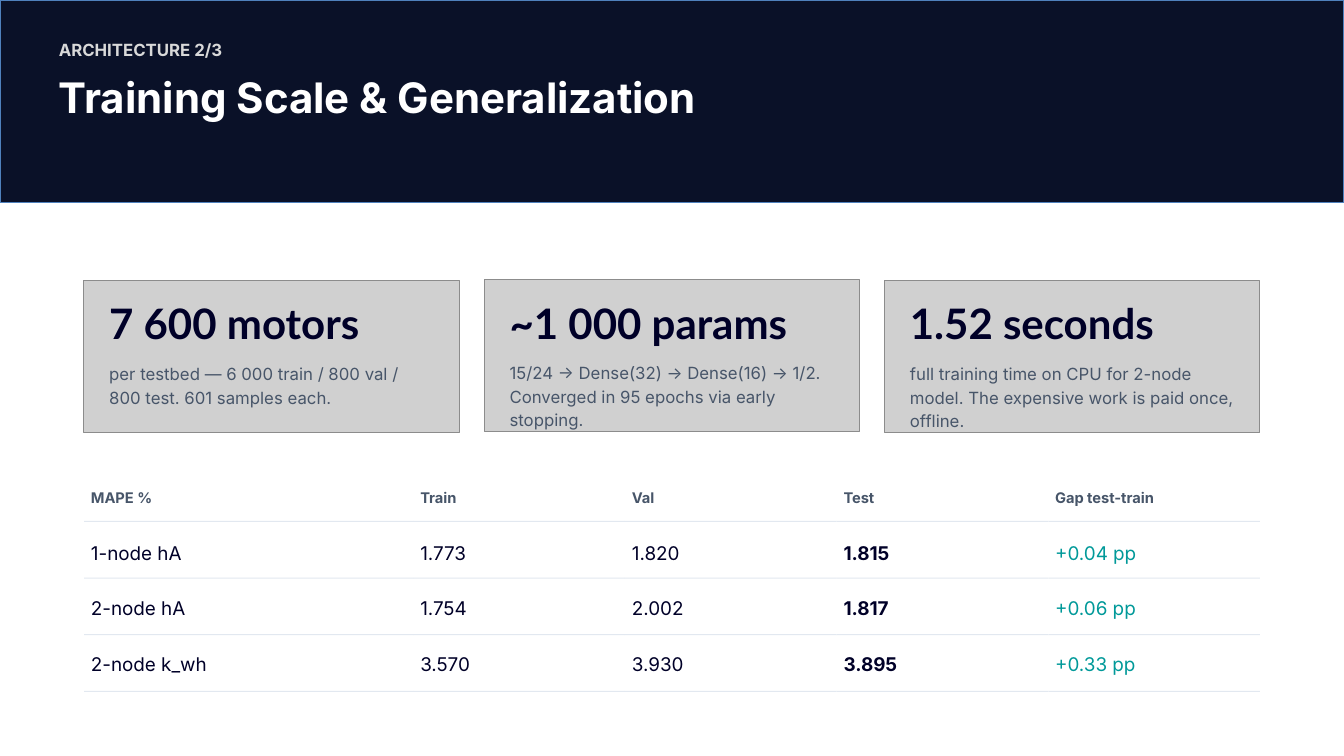
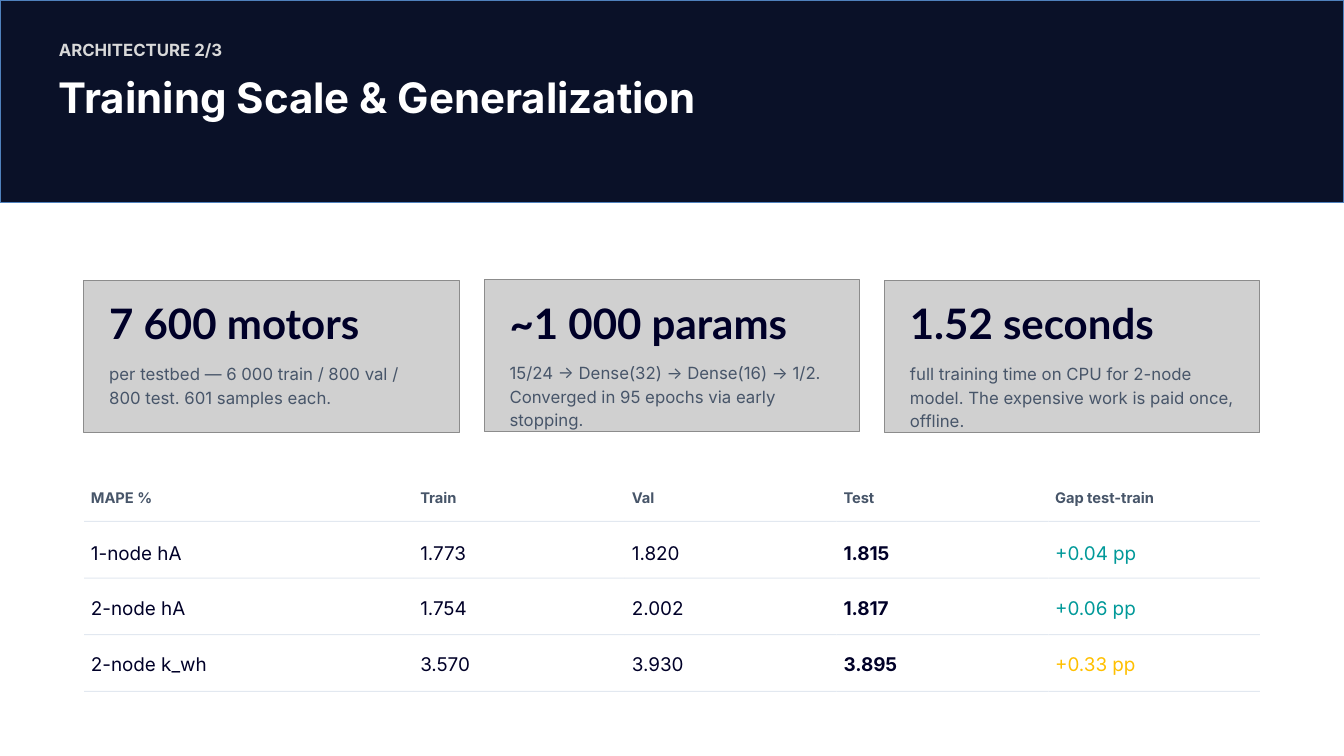
Before and after one commit to titelaex/ParamsCalibrator, a slide deck: slide 8 of docs/ParamsCalibrator Light Mode.pptx. Drawn at 1344x756 pixels with LibreOffice and Linux fonts; fonts in the diff are those of the drawing; grey boxes stand for pictures. Boxes give left, top, right and bottom in pixels: in the first picture for what was removed or moved away, otherwise in the second. Text is boxed around its words. In the diff, an @@ line names an element or a change of style, - is before the commit and + after.

```diff
--- a/docs/ParamsCalibrator Light Mode.pptx
+++ b/docs/ParamsCalibrator Light Mode.pptx
@@ table at (84, 470, 1260, 693) @@
@@ text colour #009999 to #FFC000 in "+0.33 pp" @@
```
Also in this commit, not shown: 4 other slides changed, 1 slide added, 1 slide removed, 4 other files.
